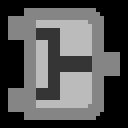
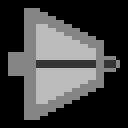
Before/after of a 128x128 layered artwork. What changed in the layer stack:
painted on "bg" over [left=8, top=8, right=120, bottom=120]
